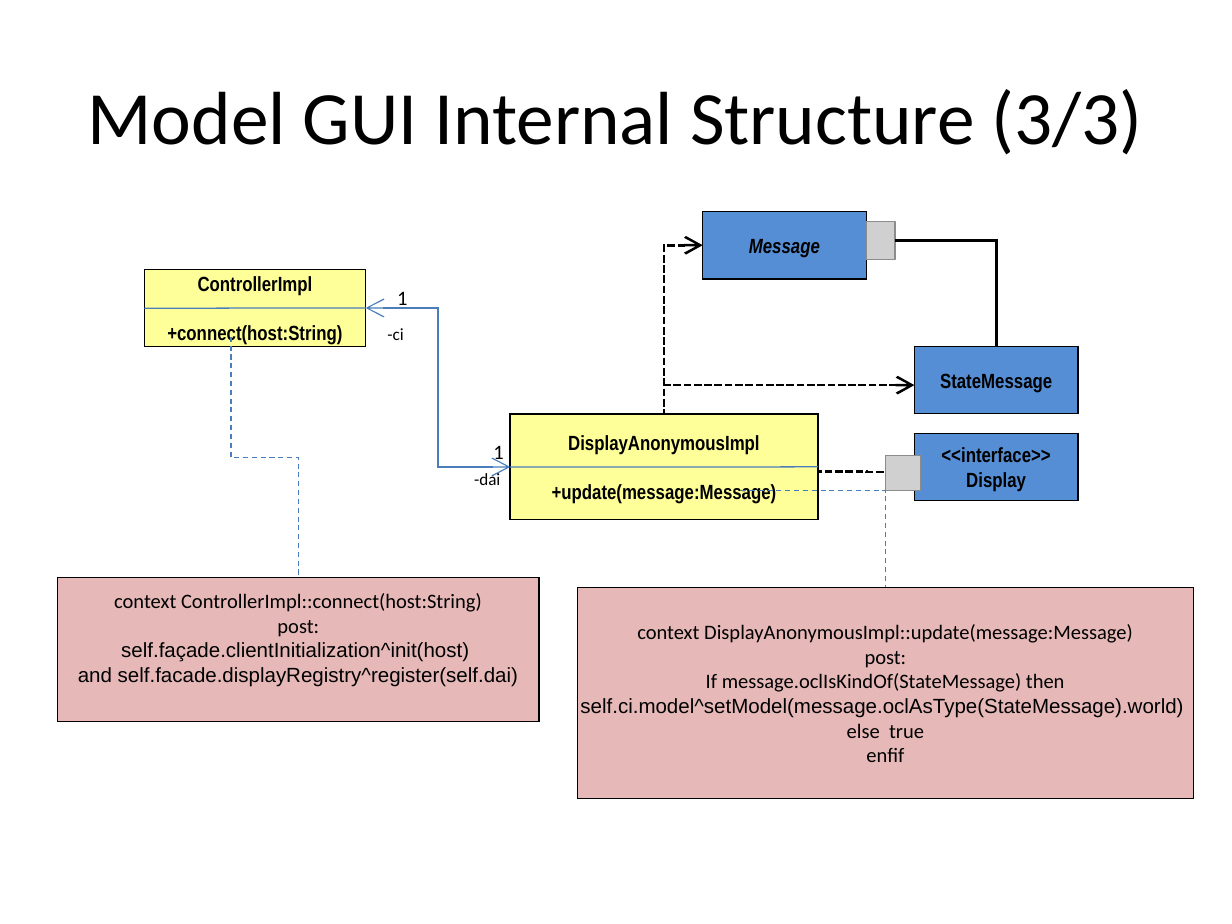
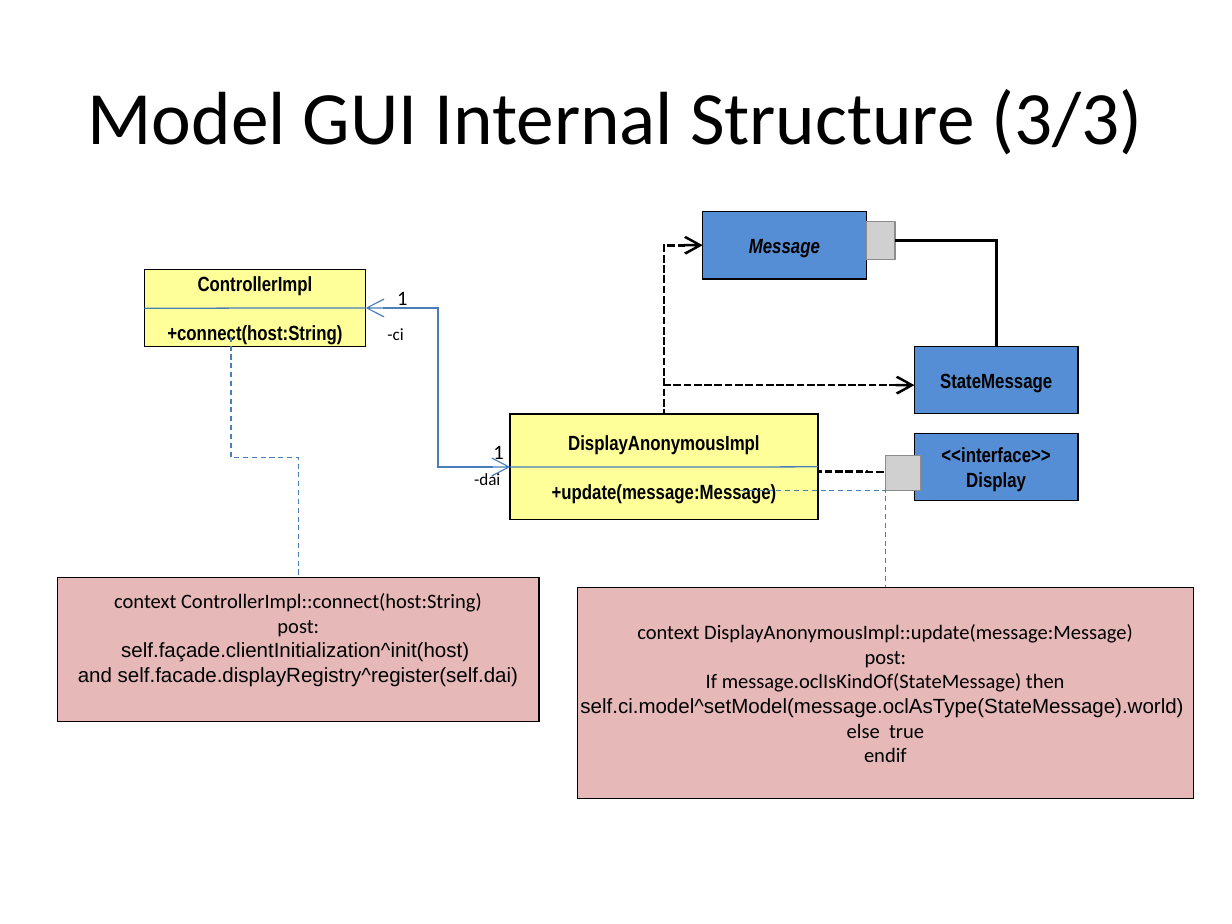
Before and after one commit to krishprince/rollerslam, a slide deck: slide 10 of docs/GUI/GUIModels_V.0.1.ppt (slide 9 before the commit). Drawn at 1232x924 pixels with LibreOffice and Linux fonts; fonts in the diff are those of the drawing; grey boxes stand for pictures. Boxes give left, top, right and bottom in pixels: in the first picture for what was removed or moved away, otherwise in the second. Text is boxed around its words. In the diff, an @@ line names an element or a change of style, - is before the commit and + after.

Commit message:
Removed display.jar (because it would never get updated); Added a very basic log system... It will be improved as soon as I can. Updated deployment diagram and gui modeling... Including the brand new ServerAdminGui ;) or whatever... Modified Marco Aurelio name on DumpWorldVisitor and RamificationWorldVisitor due to UTF-8 incompatibility, what wouldn't let my netbeans compile the classes.
More coming soon...

Weslei

```diff
--- a/docs/GUI/GUIModels_V.0.1.ppt
+++ b/docs/GUI/GUIModels_V.0.1.ppt
@@ text in rectangle at (864,747,907,762): text changed @@
-enfif
+endif
```
Also in this commit, not shown: 1 other slide changed, 4 slides added, 11 other files.
